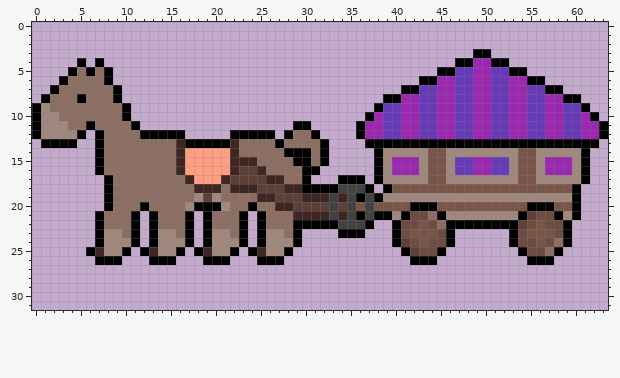
File history of a pixel-art sprite, assets/trailer_walk_left_0.png. Above, as it was before the edit.
The file is 192x96 pixels, drawn in blocks of 3x3; one block is one cell here.
The result:
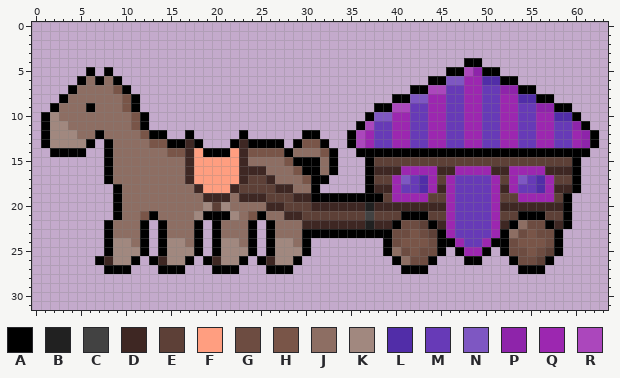
Palette (. is transparent): A #000000  B #212121  C #424242  D #3e2723  E #5d4037  F #ff9e80  G #6d4c41  H #795548  J #8d6e63  K #a1887f  L #512da8  M #673ab7  N #7e57c2  P #8e24aa  Q #9c27b0  R #ab47bc
Diff:
Changed rows in their new state; - is an unchanged pixel.
first column x 0:
 3 -------------------------------------------------..-------------
 4 -----.-.---------------------------------------.-A...-----------
 5 ----..-.-------------------------------------.-ARPAA...---------
 6 ---..A-AJA---------------------------------.-ANNQ-LLAA...-------
 7 --..A----HA------------------------------.-ARRM-Q-M-PPAA...-----
 8 -..A-J---JHA---------------------------.-ANNQ-M-Q-M-Q-LLAA...---
 9 ..A---A---HA---------------------------ARRM-Q-M-Q-M-Q-M-PPAA..--
10 .A--------JHA-------------------------NNQ-M-Q-M-Q-M-Q-M-Q-LLA..-
11 .A----J----HA----------------..------RM-Q-M-Q-M-Q-M-Q-M-Q-M-PA..
12 .A---JJ-----H--..A----.-...-..A----AR-M-Q-M-Q-M-Q-M-Q-M-Q-M-QPA.
13 --KKKKA.A----HHAAD-...ADAAA-.AHH---ARQMMQQMMQQMMQQMMQQMMQQMMQP--
14 --AAAA-.A------HHD-AAAFDHHHH-JJ-HA--AA-AAAAAAAAAAAAAAAAAAAAAA---
15 -------.A-------JD----F-J---H--AJA---AEEEEEEEEEEEEEEEEEEEEEEA.--
16 -------.A-------JD----FDD----H--JA---ADDD--QQDDQQ--DDQQQQDDDA.--
17 ---------------------FFD---J--HAA-...AEEQNMLQEQMMMMQEQNMLQEEA.--
18 --------.A---------FFF-EE--D-JJ-.....-DDQMMLQDQMMMMQDQMMLQDD----
19 --------.A--------JDDD-DD-E--D-AAAAA-A-EQQQQEEQMMMMQEEQQQQEA.---
20 --------.A--J----JJKE---J-D-E--DDDDDDBDDDDDDDDQMMMMQDDDDDDDA.---
21 -------..A-JH----JK-AAKJH---D-EEEEEEE-EEE-AAEEQMMMMQEE-AAEEA.---
22 -------.A--JA.A--JA.A--JA.A--JDDDDDDDBDD---EADQMMMMQD-J-GAD-----
23 -------.AJ-JA.AJ-JA.AJ-JA.AJ-JAAAA---AAAG--GEAQMMMMQAJ--GGA.----
24 -------.A--JA.A--JA.A--JA.A--JA--------AGHH--A-QMMQAAGHH--A.----
25 ------..A-KK-.A-KK-.A-KK-.A-KKA--------AJGH----AQQA-AGGH-E------
26 --------DKKA--DKKA--DKKA--DKKA----------AJGG----AA---AGGE-------
27 --------AAA---AAA---AAA---AAA------------AAA----------AAA-------
Boxes around the changes in both pictures, in picture pixels (x1, y1, x2, y2):
changed: (32, 49, 608, 274)
